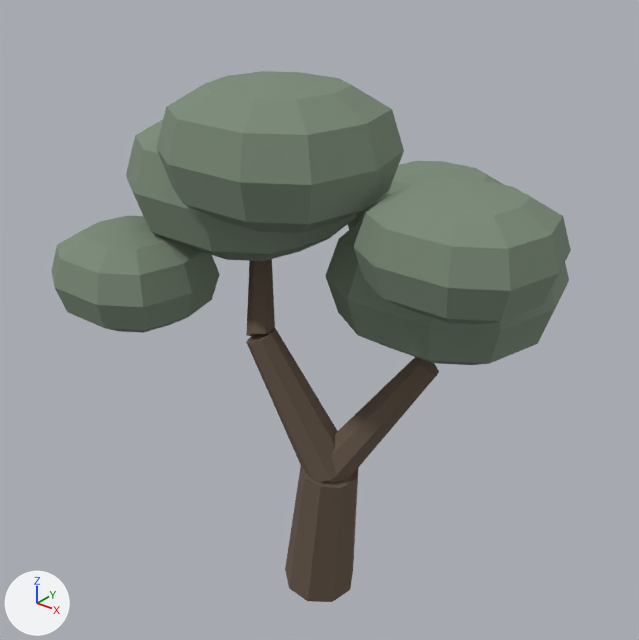
Two versions of the glTF model temple/resources/models/olivier.glb, one commit apart.
Before and after are seen from a 50 mm lens placed at (2.72, -3.39, 3.9), pointed at (-0.07, 0.09, 1.73). Every picture has the same lights, and +X, +Y and +Z are marked at lower left. The picture after the commit comes second. Vertices at exactly the same position are counted once.

The first picture shows 'olivier'.
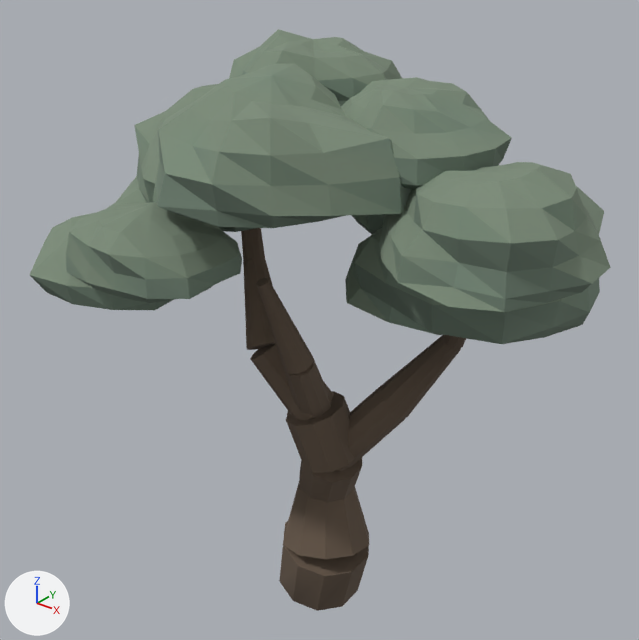
Boxes (x1, y1, x2, y2) around the edits, measured in the pictures (639 x 640 px):
'olivier', reshaped (12% wider, 10% taller)
    before: (52, 71, 571, 602)
    after: (30, 29, 611, 611)
part 1 of me_olivier, rebuilt
    before: (126, 119, 357, 261)
    after: (114, 84, 255, 232)
part 2 of me_olivier, rebuilt
    before: (156, 71, 404, 233)
    after: (153, 64, 411, 228)
part 3 of me_olivier, rebuilt (6% wider, 7% taller)
    before: (325, 218, 569, 365)
    after: (345, 186, 604, 344)
part 4 of me_olivier, rebuilt (6% wider)
    before: (353, 177, 571, 325)
    after: (379, 162, 611, 312)
part 5 of me_olivier, rebuilt
    before: (52, 216, 220, 333)
    after: (30, 203, 172, 310)
part 6 of me_olivier, rebuilt (mostly hidden afterwards)
    before: (348, 161, 504, 230)
    after: (352, 165, 500, 234)
part 7 of me_olivier, rebuilt (16% wider, 43% shorter)
    before: (285, 467, 359, 602)
    after: (283, 483, 369, 559)
part 8 of me_olivier, rebuilt
    before: (329, 357, 439, 483)
    after: (337, 388, 406, 471)
part 9 of me_olivier, rebuilt
    before: (246, 328, 338, 483)
    after: (250, 344, 334, 421)
part 10 of me_olivier, built on
    before: (246, 259, 275, 336)
    after: (66, 29, 512, 611)

Edits to the bpy script that builds the scene:
```text
Change mat_tronc:
    where n0 = _N.new('ShaderNodeBsdfPrincipled'); n0.name = 'Principled BSDF'
    remove n0.inputs[0].default_value = (0.14, 0.1, 0.07, 1.0)  # 'Base Color', brown #69594b
    add n2 = _N.new('ShaderNodeMix'); n2.name = 'Mix'
    add n2.data_type = 'RGBA'
    add n2.blend_type = 'MULTIPLY'
    add n2.inputs[0].default_value = 1.0  # 'Factor'
    add n2.inputs[7].default_value = (0.14, 0.1, 0.07, 1.0)  # 'B', brown #69594b
    add n3 = _N.new('ShaderNodeVertexColor'); n3.name = 'Color Attribute'
    add _L.new(n2.outputs[2], n0.inputs[0])  # 'Result' to 'Base Color'
    add _L.new(n3.outputs[0], n2.inputs[6])  # 'Color' to 'A'
Change mat_olivier:
    where n0 = _N.new('ShaderNodeBsdfPrincipled'); n0.name = 'Principled BSDF'
    remove n0.inputs[0].default_value = (0.2, 0.26, 0.19, 1.0)  # 'Base Color', grey #7c8b79
    add n2 = _N.new('ShaderNodeMix'); n2.name = 'Mix'
    add n2.data_type = 'RGBA'
    add n2.blend_type = 'MULTIPLY'
    add n2.inputs[0].default_value = 1.0  # 'Factor'
    add n2.inputs[7].default_value = (0.2, 0.26, 0.19, 1.0)  # 'B', grey #7c8b79
    add n3 = _N.new('ShaderNodeVertexColor'); n3.name = 'Color Attribute'
    add _L.new(n2.outputs[2], n0.inputs[0])  # 'Result' to 'Base Color'
    add _L.new(n3.outputs[0], n2.inputs[6])  # 'Color' to 'A'
Change me_olivier:
    used by ob_olivier; location = (0.0, 0.0, 0.0)
    remove me_olivier.from_pydata(...)  # 399 vertices, 708 faces; spans x -1.35..1.4, y -0.9..1.24, z -0.03..3.14
    add me_olivier.from_pydata(...)  # 1281 vertices, 2448 faces; spans x -1.41..1.54, y -1.11..1.36, z -0.06..3.27
    me_olivier part 1: the loose piece of 67 vertices spanning x -1.14..0.14, y -0.57..0.57, z 2.12..2.88 is rebuilt with 114 vertices and now spans x -1.23..0.02, y -0.59..0.76, z 2.35..2.97
    me_olivier part 2: the loose piece of 62 vertices spanning x -0.56..0.56, y -0.8..0.2, z 2.46..3.14 is rebuilt with 114 vertices and now spans x -0.56..0.76, y -0.99..0.13, z 2.62..3.18
    me_olivier part 3: the loose piece of 52 vertices spanning x 0.0..1.2, y -0.24..0.84, z 1.74..2.46 is rebuilt with 114 vertices and now spans x 0.11..1.37, y -0.36..0.92, z 2.06..2.59
    me_olivier part 4: the loose piece of 52 vertices spanning x 0.5..1.4, y -0.6..0.2, z 2.23..2.77 is rebuilt with 114 vertices and now spans x 0.55..1.54, y -0.67..0.33, z 2.44..2.91
    me_olivier part 5: the loose piece of 52 vertices spanning x -1.35..-0.45, y -0.9..-0.1, z 1.73..2.27 is rebuilt with 114 vertices and now spans x -1.41..-0.45, y -1.04..-0.07, z 1.95..2.35
    me_olivier part 6: the loose piece of 52 vertices spanning x -0.29..0.69, y 0.36..1.24, z 1.91..2.49 is rebuilt with 114 vertices and now spans x -0.32..0.73, y 0.32..1.36, z 2.19..2.67
    me_olivier part 7: the loose piece of 18 vertices spanning x -0.21..0.29, y -0.21..0.22, z -0.03..0.92 is rebuilt with 20 vertices and now spans x -0.18..0.34, y -0.3..0.24, z 0.28..0.74
    me_olivier part 8: the loose piece of 16 vertices spanning x 0.01..0.62, y -0.17..0.32, z 0.82..1.65 is rebuilt with 20 vertices and now spans x 0.04..0.49, y -0.15..0.25, z 0.92..1.43
    me_olivier part 9: the loose piece of 16 vertices spanning x -0.33..0.26, y -0.29..0.1, z 0.84..1.74 is rebuilt with 20 vertices and now spans x -0.29..0.15, y -0.32..0.02, z 1.22..1.72
    me_olivier part 10: 12 vertices removed from x -0.54..-0.19, y -0.27..0.14, z 1.66..2.32; 537 vertices added at x -0.86..0.97, y -1.11..0.71, z -0.06..3.27
```
